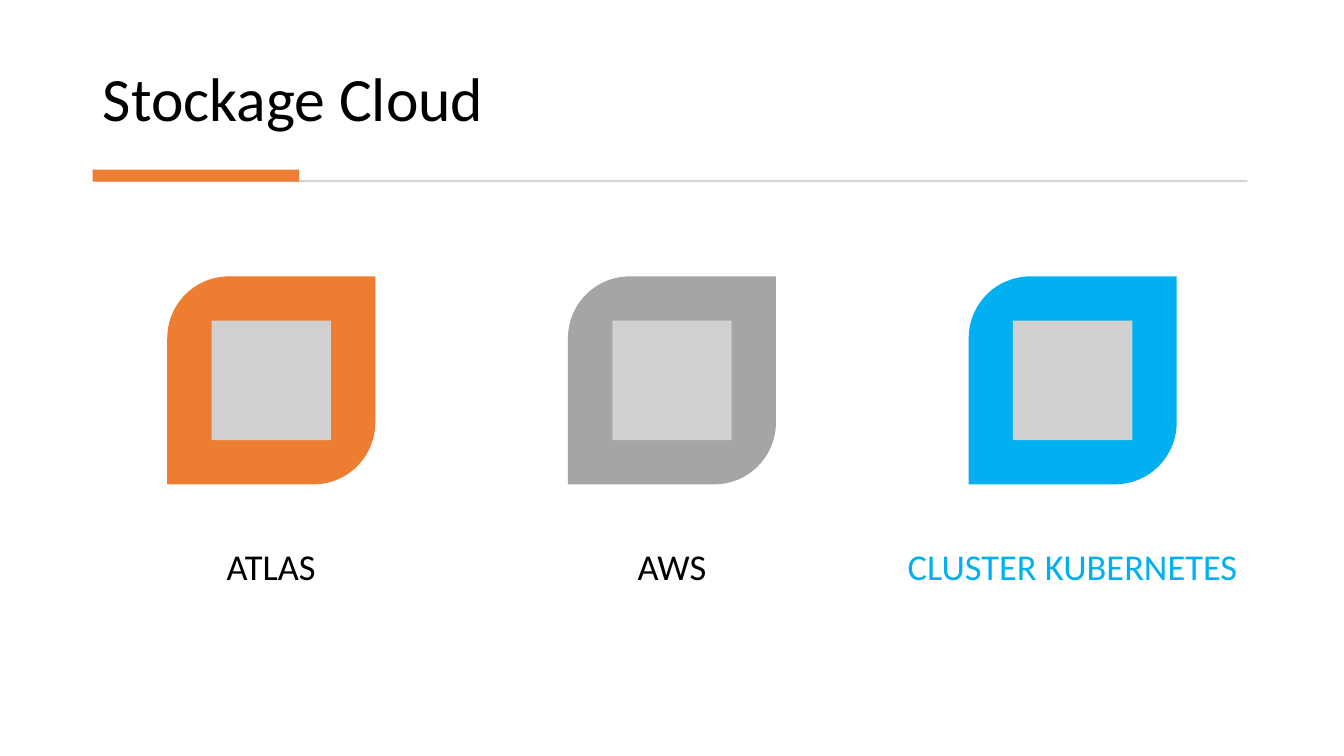
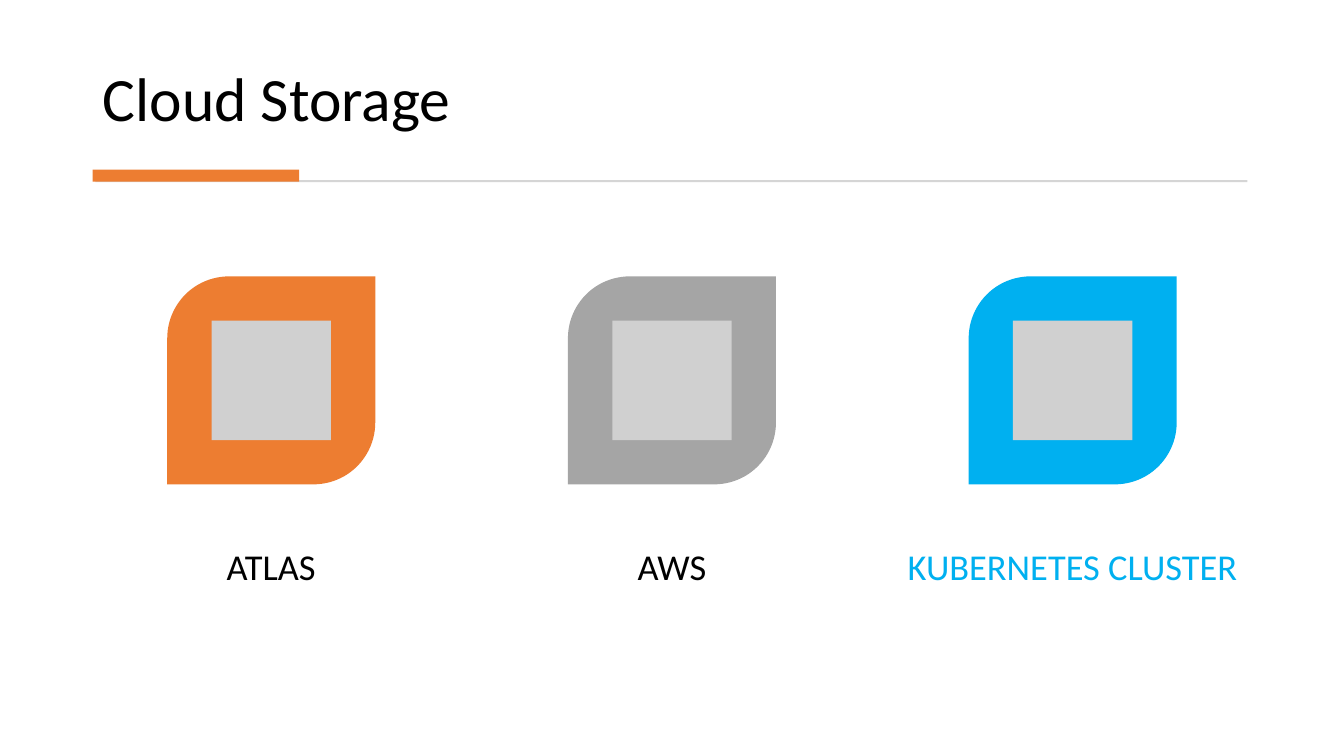
Before and after one commit to Danes99/esme-android, a slide deck: slide 5 of docs/pptx/Android Project - Group 1 - Becerra Stauner Taxil.pptx (slide 6 before the commit). Drawn at 1344x756 pixels with LibreOffice and Linux fonts; fonts in the diff are those of the drawing; grey boxes stand for pictures. Boxes give left, top, right and bottom in pixels: in the first picture for what was removed or moved away, otherwise in the second. Text is boxed around its words. In the diff, an @@ line names an element or a change of style, - is before the commit and + after.

```diff
--- a/docs/pptx/Android Project - Group 1 - Becerra Stauner Taxil.pptx
+++ b/docs/pptx/Android Project - Group 1 - Becerra Stauner Taxil.pptx
@@ title at [103,78,451,132]: text changed @@
-Stockage Cloud
+Cloud Storage
@@ text at [908,556,1237,581]: text changed @@
-CLUSTER KUBERNETES
+KUBERNETES CLUSTER
```
Also in this commit, not shown: 5 other slides changed, 3 slides added, 2 slides removed, 1 other file.
